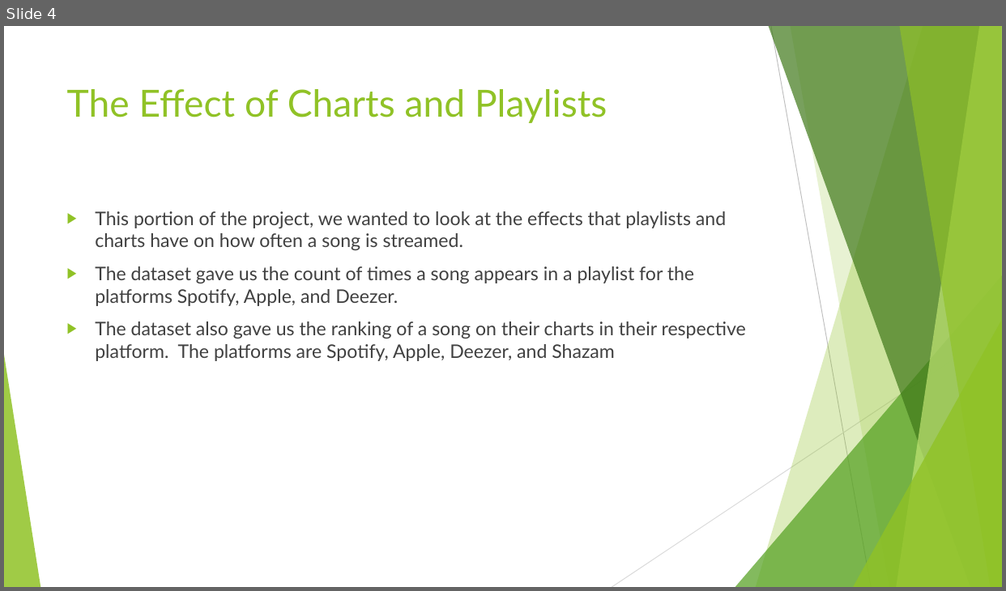
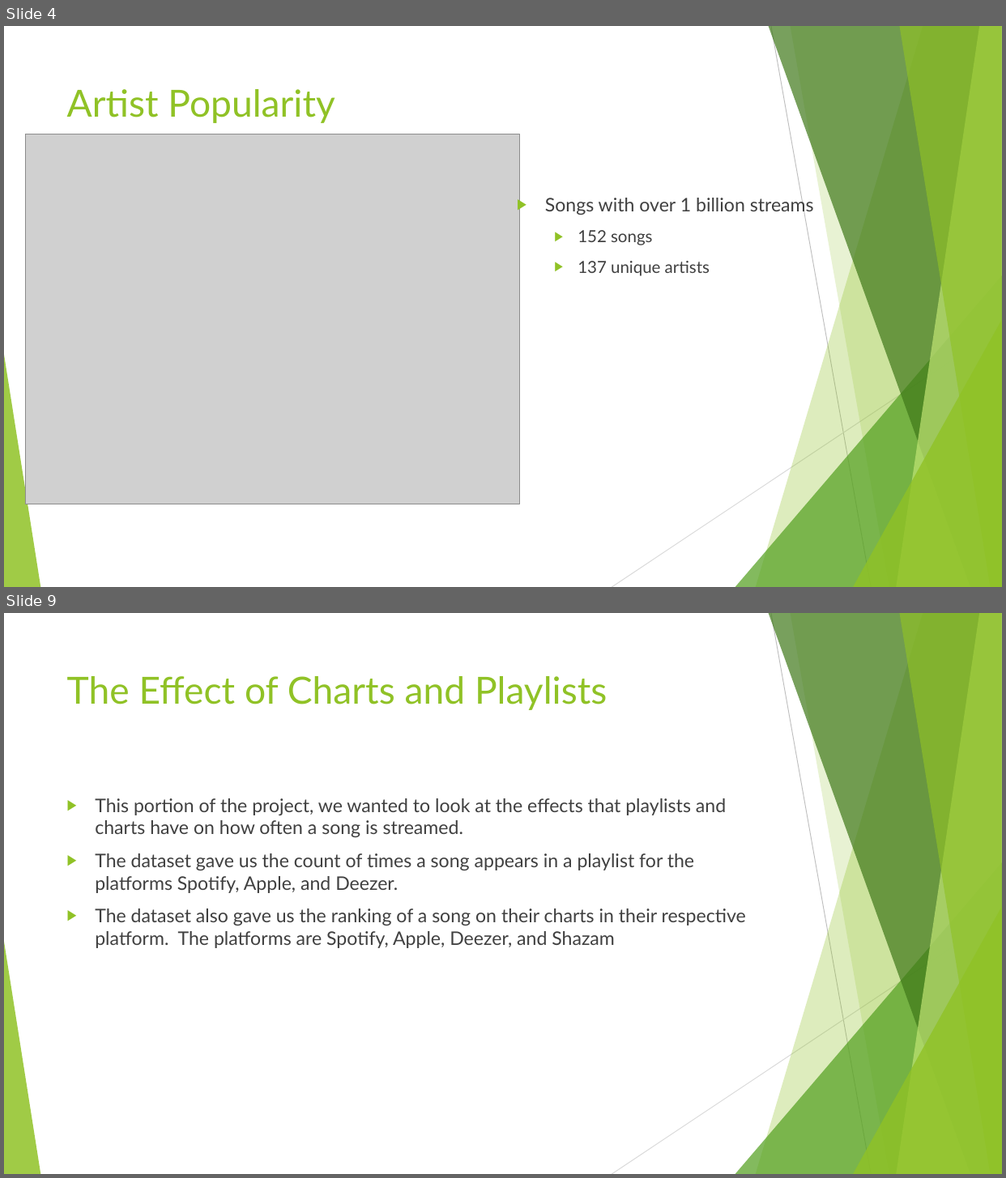
Before and after one commit to d6kramer/project-1-group-08, a slide deck: Project_1_Spotify_2023_Analysis.pptx. Shown one above the other, each under a label of ours: slide 4 before the commit, slides 4 and 9 after it; the slides between them are not shown. The pictures are 1006x591 and 1006x1178 pixels, drawn with LibreOffice and Linux fonts; fonts in the diff are those of the drawing; grey boxes stand for pictures. Boxes give left, top, right and bottom in pixels: in the first picture for what was removed or moved away, otherwise in the second. Text is boxed around its words. In the diff, an @@ line names an element or a change of style, - is before the commit and + after.

```diff
--- a/Project_1_Spotify_2023_Analysis.pptx
+++ b/Project_1_Spotify_2023_Analysis.pptx
@@ slide 4 added at [4, 26, 1002, 587], background #FFFFFF; not listed: 10 template elements that a slide beside it also shows @@
@@ title added at [67, 89, 334, 123], 36 pt, text #90C226 @@
+Artist Popularity
@@ picture added at [25, 134, 519, 505] @@
@@ text added at [545, 195, 814, 276], 18 pt, text #404040 @@
+▶ Songs with over 1 billion streams
+  ▶ 152 songs
+  ▶ 137 unique artists
@@ what was slide 4 is now slide 9 @@
```
Also in this commit, not shown: 1 slide changed, 4 other slides added, 3 other files.
